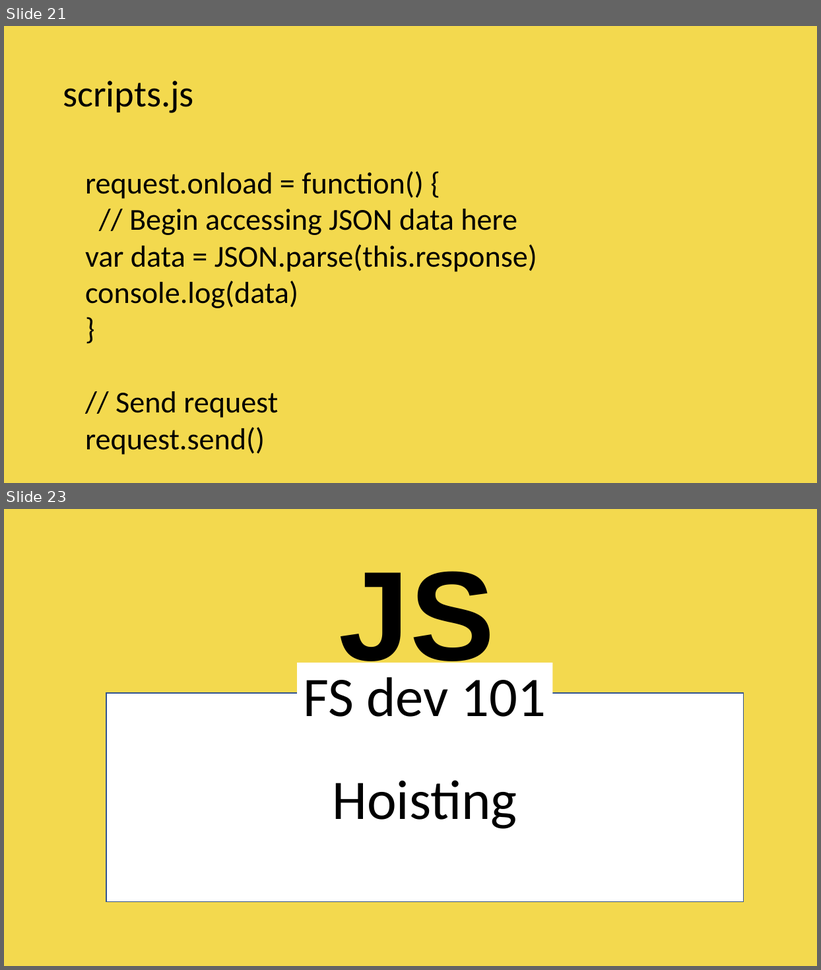
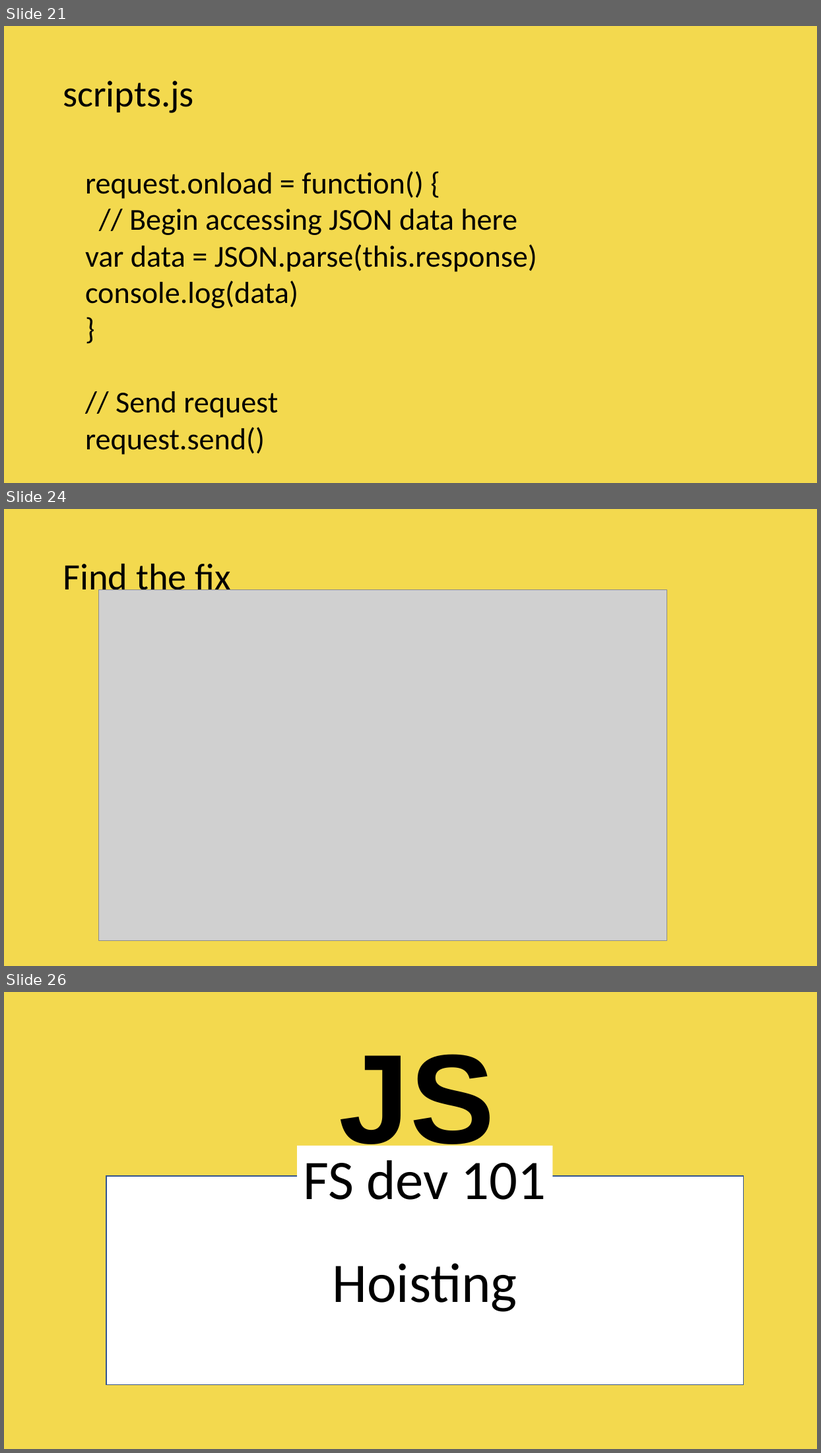
Before and after one commit to vishwanantha/javascript-101, a slide deck: ppt/001 - DataTypes.pptx. Shown one above the other, each under a label of ours: slides 21 and 23 before the commit, slides 21, 24 and 26 after it; the slides between them are not shown. The pictures are 821x970 and 821x1453 pixels, drawn with LibreOffice and Linux fonts; fonts in the diff are those of the drawing; grey boxes stand for pictures; background and template pictures are left out. Boxes give left, top, right and bottom in pixels: in the first picture for what was removed or moved away, otherwise in the second. Text is boxed around its words. In the diff, an @@ line names an element or a change of style, - is before the commit and + after.

```diff
--- a/ppt/001 - DataTypes.pptx
+++ b/ppt/001 - DataTypes.pptx
@@ slide 24 added at <box>4,509,817,966</box>, background picture (left out) @@
@@ text added at <box>63,563,230,598</box>, 44 pt, text #000000 @@
+Find the fix
@@ picture added at <box>99,590,668,941</box> @@
@@ what was slide 23 is now slide 26 @@
```
Also in this commit, not shown: 4 slides changed, 4 other slides added.
